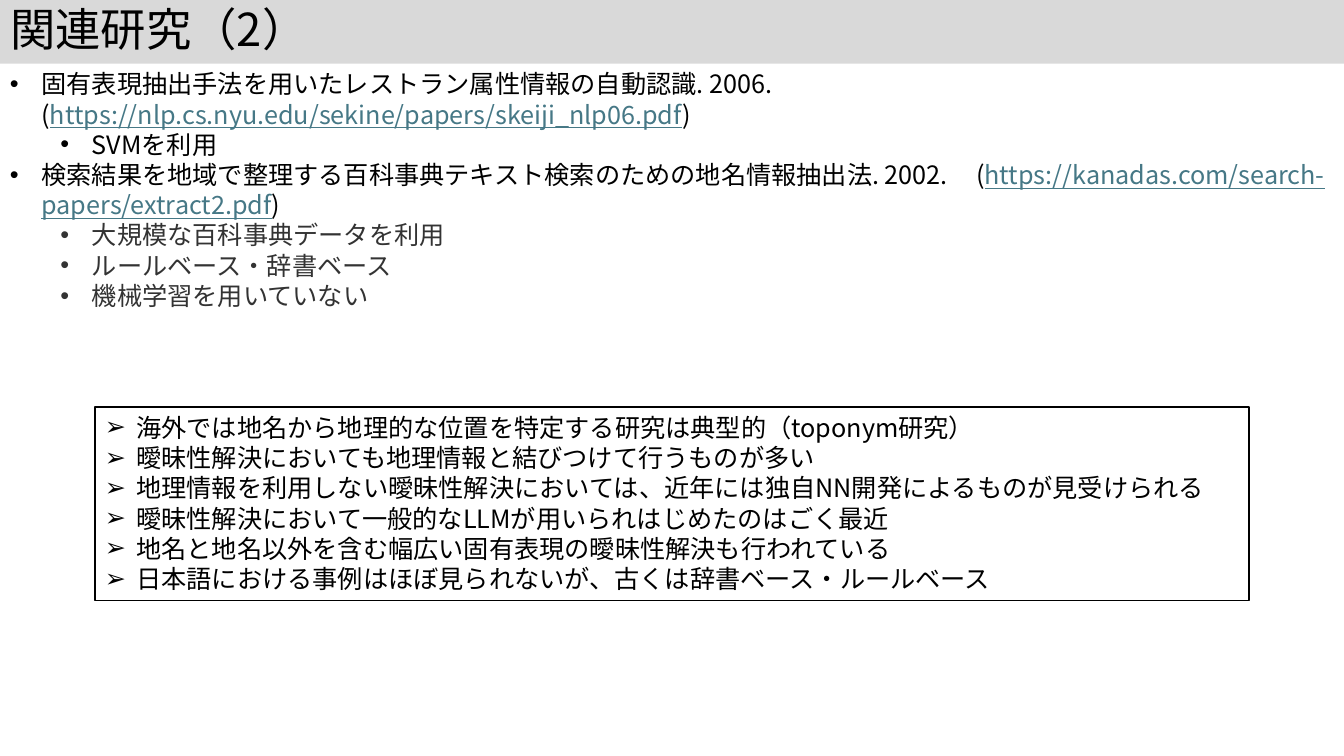
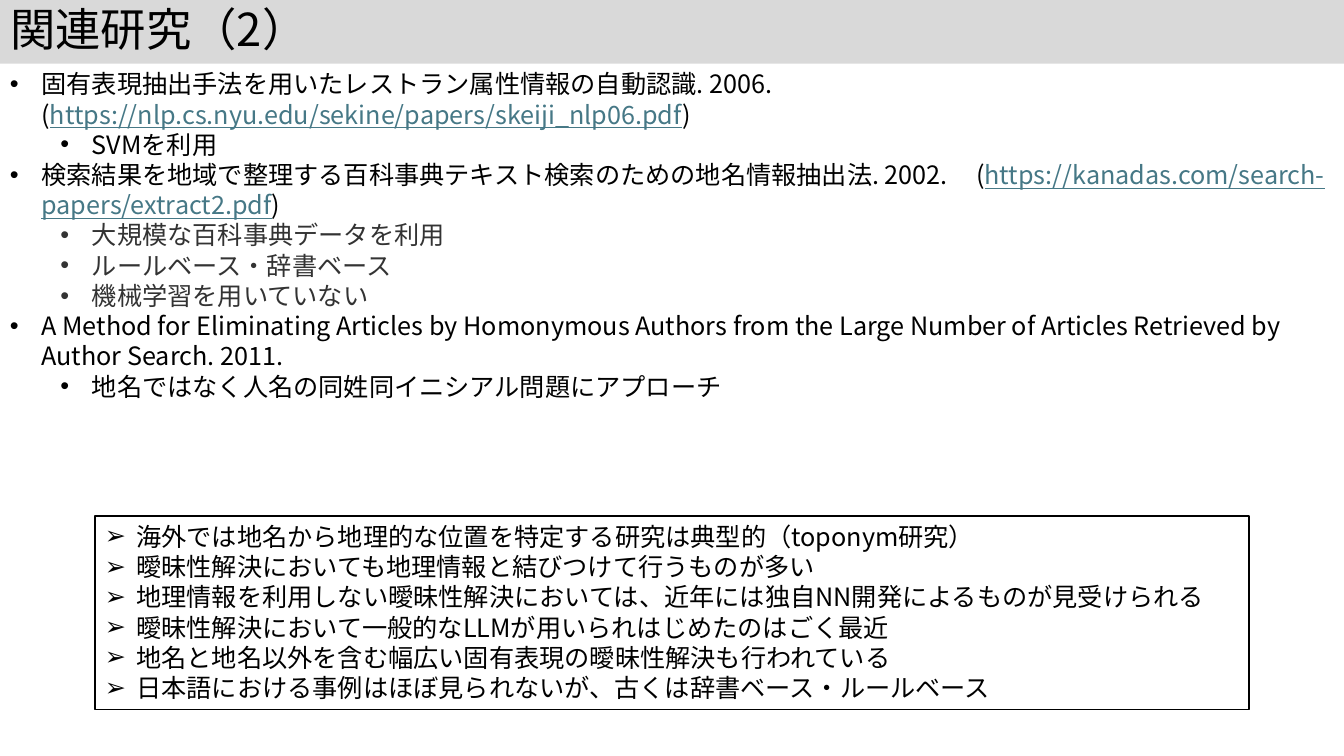
Before and after one commit to kouamano/nihongo-region-name-extract, a slide deck: slide 6 of jsik2026taikai.pptx. Drawn at 1344x756 pixels with LibreOffice and Linux fonts; fonts in the diff are those of the drawing. Boxes give left, top, right and bottom in pixels: in the first picture for what was removed or moved away, otherwise in the second. Text is boxed around its words. In the diff, an @@ line names an element or a change of style, - is before the commit and + after.

```diff
--- a/jsik2026taikai.pptx
+++ b/jsik2026taikai.pptx
@@ text at box(41, 314, 1281, 398): paragraphs added @@
+• A Method for Eliminating Articles by Homonymous Authors from the Large Number of Articles Retrieved by Author Search. 2011.
+  • 地名ではなく人名の同姓同イニシアル問題にアプローチ
@@ rectangle "海外では地名から地理的な位置を特定する研究は典型的（toponym研究）": place and size @@
-rectangle "海外では地名から地理的な位置を特定する研究は典型的（toponym研究）" at box(95, 407, 1249, 601)
+rectangle "海外では地名から地理的な位置を特定する研究は典型的（toponym研究）" at box(95, 516, 1249, 710)
```
Also in this commit, not shown: 3 other slides changed.
